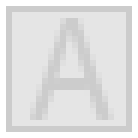
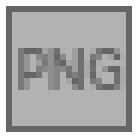
Two versions of the same layered image (138x138). Layer-by-layer changes:
hid group "dark" (4 layers) over bbox(6, 6, 132, 132)
renamed "A copy" to "PNG", painted on it over bbox(18, 18, 126, 120)
showed group "light" (5 layers) over bbox(6, 6, 132, 132)
added layer "PNG" (2nd of 2, in "light") in group "light" over bbox(18, 48, 126, 90)
